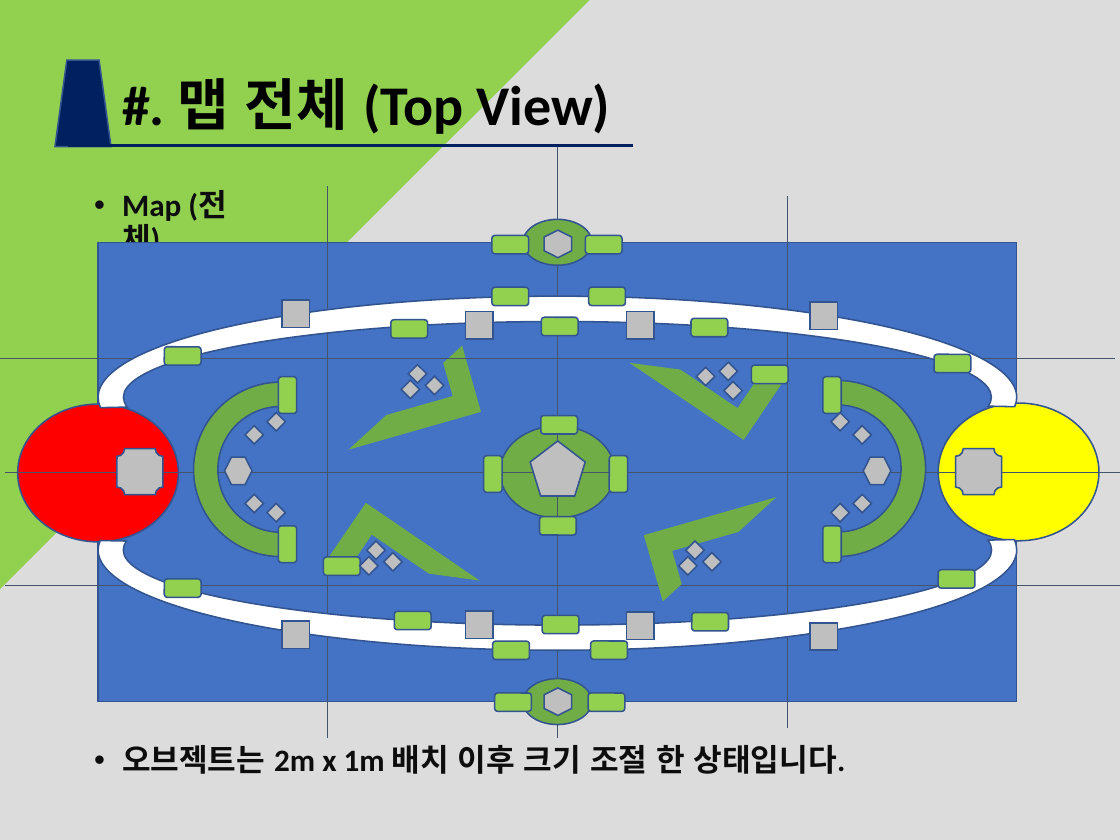
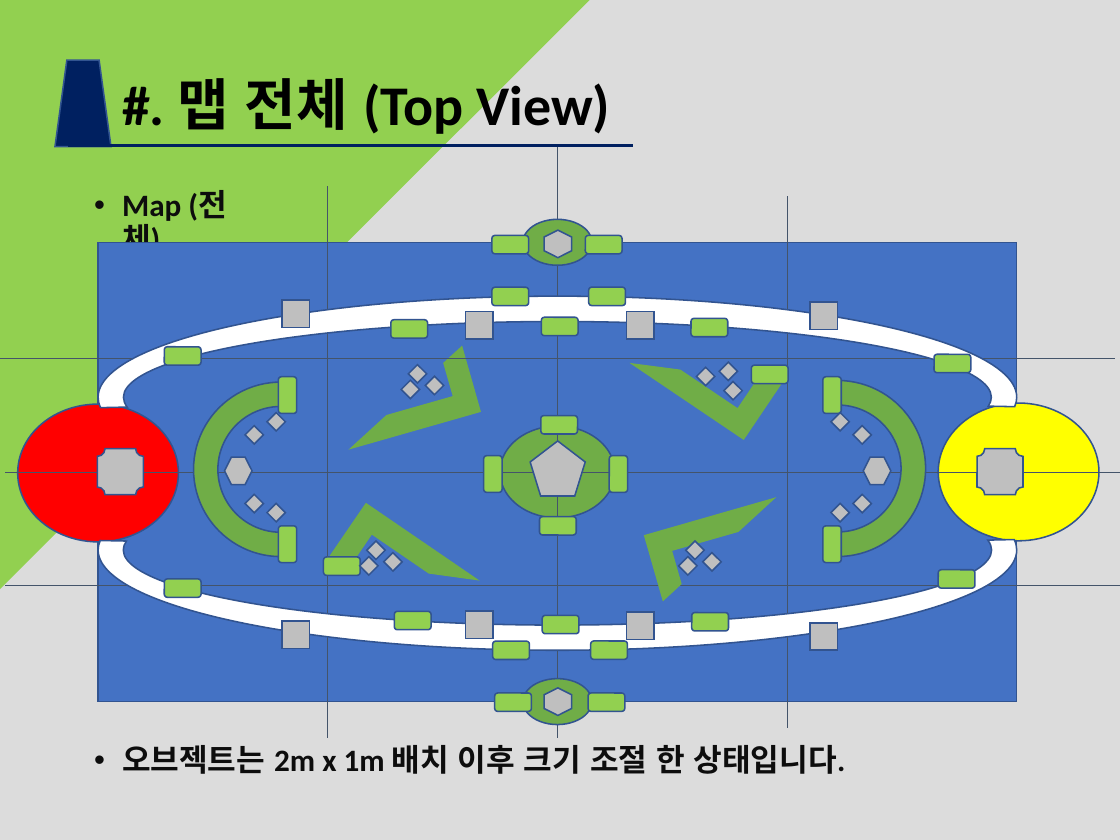
Before and after one commit to Kim2Kang/Documents, a slide deck: slide 2 of 기획서/그래픽/Level Desgin/기획서_맵 레벨디자인1.3.0ver.pptx. Drawn at 1120x840 pixels with LibreOffice and Linux fonts; fonts in the diff are those of the drawing. Boxes give left, top, right and bottom in pixels: in the first picture for what was removed or moved away, otherwise in the second. Text is boxed around its words. In the diff, an @@ line names an element or a change of style, - is before the commit and + after.

```diff
--- a/기획서/그래픽/Level Desgin/기획서_맵 레벨디자인1.3.0ver.pptx
+++ b/기획서/그래픽/Level Desgin/기획서_맵 레벨디자인1.3.0ver.pptx
@@ plaque: place and size @@
-plaque at <box>116,449,162,495</box>
+plaque at <box>97,449,143,495</box>
@@ plaque: place and size @@
-plaque at <box>955,449,1001,495</box>
+plaque at <box>977,449,1023,495</box>
```
Also in this commit, not shown: 1 other file.
